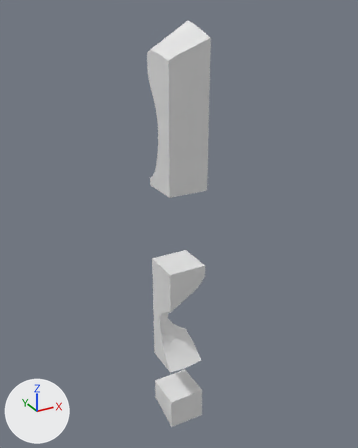
What one commit did to the glTF model assets/terrain/surface_pieces/surf_32_5.glb.
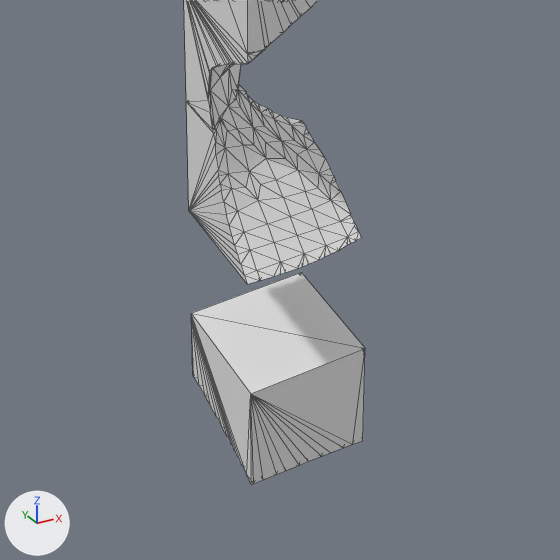
Each version appears first whole from a 50 mm lens placed at (25.5, 33.3, -0.1), pointed at (53.2, 83.6, -25.3), and next in a close-up on the part from 29% to 71% of the width and 66% to 100% of the height. Arrows for +X, +Y and +Z are at lower left; the lights stay in place. The first two pictures are the older version. The close-ups show mesh edges as thin lines. Where no turn or scale is listed for an object, it has been applied to the vertices.

Objects in the first close-up: 'layer_10', 'layer_6', 'layer_7', 'layer_8'.
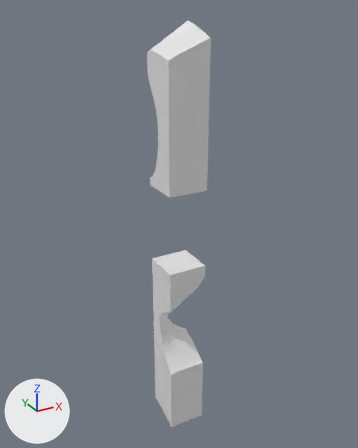
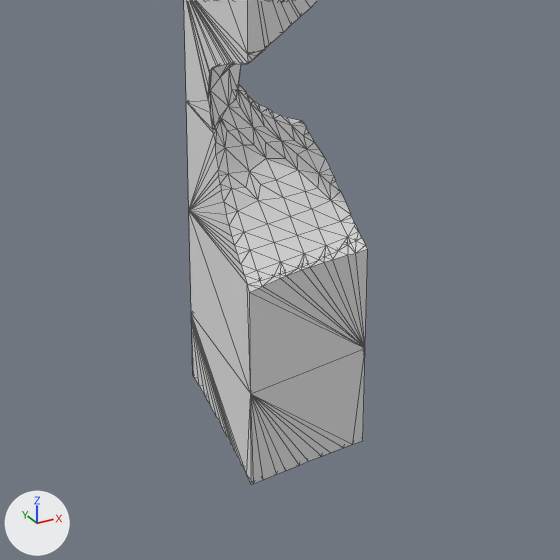
Where the change shows, as pixel boxes (x1, y1, x2, y2) in the close-ups (560 x 560 px):
'layer_9', added
    after: (189, 211, 368, 394)

The change, as a list of edits to the scene's bpy script:
```text
Add me_layer_9:
    me_layer_9.from_pydata(...)  # 36 vertices, 68 faces; spans x 50.0..55.0, y 80.0..85.0, z -50.0..-45.0
Add ob_layer_9:
    ob_layer_9 = bpy.data.objects.new('layer_9', me_layer_9)
    ob_layer_9.location = (0.0, 0.0, 0.0)
```
